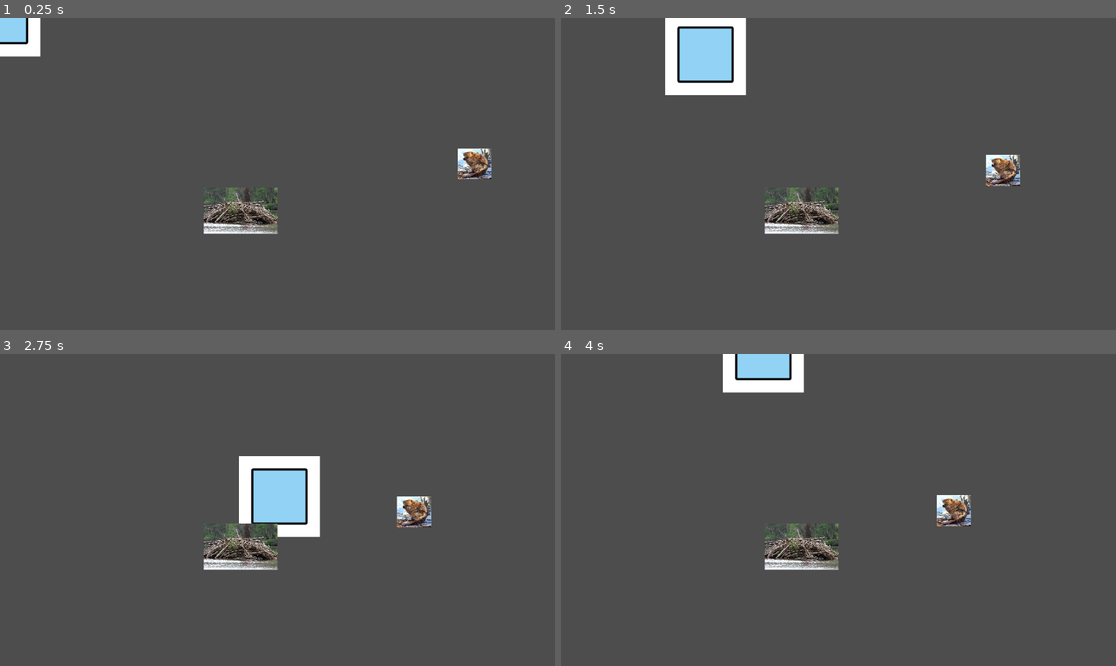
Above: before the commit, frames 1-4 (two rows, left to right).
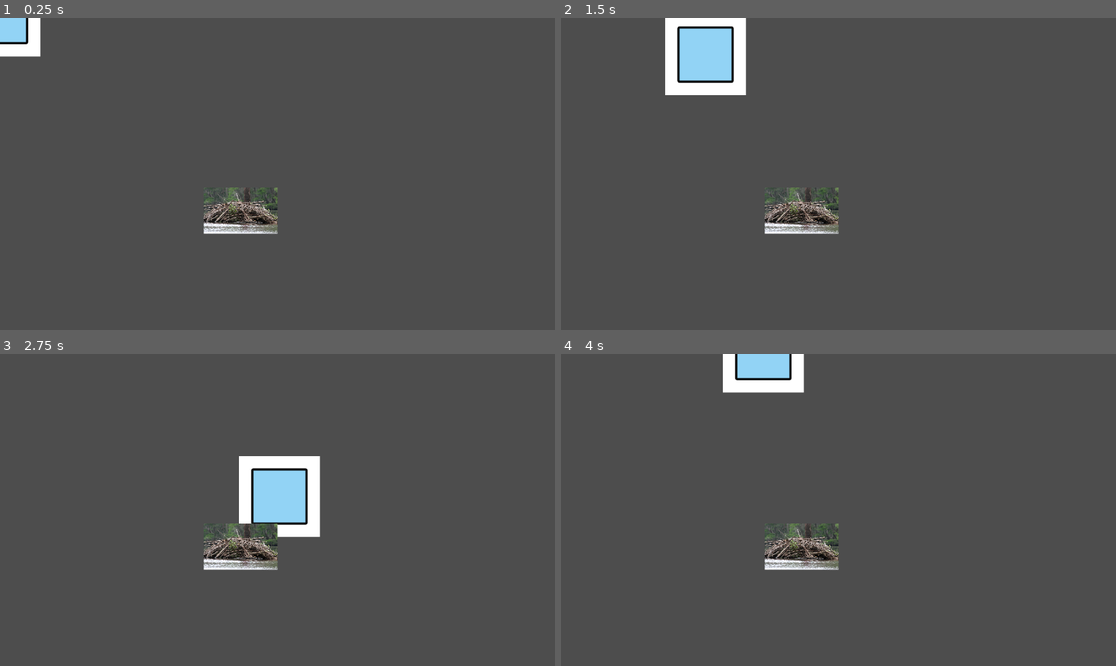
Above: after the commit, the same moments.

Repository: BigWing06/CS3-CapstoneProject
Game: Godot game, scene res://Viewport/Main.tscn
Same seed, same stepped clock (60 frames per second), same inputs: the game is played once before the commit and once after it.
Inputs:
- Up to frame 1 (0.25 s): no input
- Up to frame 2 (1.5 s): hold D (move_right) 0.53-1.28 s; hold S (move_down) from 1.28 s (still down)
- Up to frame 3 (2.75 s): release S (move_down) at 2.03 s; hold D (move_right) from 2.03 s (still down)
- Up to frame 4 (4 s): release D (move_right) at 2.78 s; hold W (move_up) 2.78-3.53 s; hold A (move_left) from 3.53 s (still down)

The runs differ from the first frame. In frame 1, 0.5% of the frame differs, in the area x 82-89%, y 41-52%; in frame 2, 0.6%, in the area x 76-83%, y 43-54%; in frame 3, 0.6%; in frame 4, 0.6%.

Commit message:
Enemy spawn (#29)
* Enemy Spawn

* Replaced temporary enemies with actual enemies from main branch

* Renamed Variables to follow underscore conventions

---------

Co-authored-by: BigWing06 <166898297+BigWing06@users.noreply.github.com>

Diff:
--- /dev/null
+++ b/Enemy/enemy_spawn.gd
@@ -0,0 +1,40 @@
+extends Node2D
+
+@export var min_spawn_distance: float = 400 #Can be increased or decreased as needed
+@export var max_spawn_distance: float = 700
+
+@export var _enemy_scene: PackedScene #This connects the enemy scene to this enemy_spawn scene (will have to change to fit the real enemies)
+@export var _spawn_area: Rect2 #uses spawn area in the inspector to create an area. You can also set this on your own in the code to easily adjust.
+@export var _spawn_area2: Rect2
+
+@onready var _timer: Timer = $Timer
+@onready var _timer2: Timer = $Timer2
+
+func _ready() -> void:
+	start_spawning()
+
+func start_spawning(): #called when ever enemies should start spawning
+	_timer.timeout.connect(_spawn_enemy) #Timer system that calls the spawn_enemy function everytime it runs.
+	_timer2.timeout.connect(_spawn_enemy2)
+	_timer2.start()
+	_timer.start()
+
+func _spawn_enemy(): #Using the spawn_area this randomizes a place to spawn enemy.
+	if _enemy_scene:
+		var _enemy = _enemy_scene.instantiate()
+		var _spawn_position = Vector2(
+			randf_range(_spawn_area.position.x, _spawn_area.end.y),
+			randf_range(_spawn_area.position.y, _spawn_area.end.y)
+		)
+		_enemy.position = _spawn_position #Sets enemy position to the random position.
+		get_parent().add_child(_enemy)
+
+func _spawn_enemy2(): #Does the same thing as the last function but for the enemies that spawn farther away. (Change to real enemies in actual game)
+	if _enemy_scene:
+		var enemy2 = _enemy_scene.instantiate()
+		var angle = randf() * TAU
+		var distance = randf_range(min_spawn_distance, max_spawn_distance) #keeps distance from the base
+
+		var spawn_position2 = global.basePosition + Vector2(cos(angle), sin(angle)) * distance #creates an area around the base that enemies cant spawn
+		enemy2.position = spawn_position2
+		get_parent().add_child(enemy2)
--- /dev/null
+++ b/Enemy/enemy_spawn.tscn
@@ -0,0 +1,12 @@
+[gd_scene load_steps=2 format=3 uid="uid://dn7u6vy4aavqe"]
+
+[ext_resource type="Script" path="res://Enemy/enemy_spawn.gd" id="1_tagpw"]
+
+[node name="EnemySpawn" type="Node2D"]
+script = ExtResource("1_tagpw")
+
+[node name="Timer" type="Timer" parent="."]
+wait_time = 2.0
+
+[node name="Timer2" type="Timer" parent="."]
+wait_time = 3.0
--- a/World/world.tscn
+++ b/World/world.tscn
@@ -1,9 +1,10 @@
-[gd_scene load_steps=6 format=3 uid="uid://dbcpk0a8t4ern"]
+[gd_scene load_steps=7 format=3 uid="uid://dbcpk0a8t4ern"]
 
 [ext_resource type="Script" path="res://Player/Player.gd" id="1_jrc2e"]
 [ext_resource type="Texture2D" uid="uid://1yx5qdqunywd" path="res://Player/square.png" id="2_2n0jd"]
 [ext_resource type="PackedScene" uid="uid://da8r8qt5moqv6" path="res://Enemy/Enemy.tscn" id="3_ey14a"]
 [ext_resource type="Texture2D" uid="uid://b63xngnxoan4s" path="res://World/istockphoto-175389602-612x612.jpg" id="4_il71a"]
+[ext_resource type="PackedScene" uid="uid://dn7u6vy4aavqe" path="res://Enemy/enemy_spawn.tscn" id="4_scxhl"]
 
 [sub_resource type="RectangleShape2D" id="RectangleShape2D_0ro8j"]
 size = Vector2(224, 225.5)
@@ -22,9 +23,11 @@
 scale = Vector2(0.75, 0.75)
 shape = SubResource("RectangleShape2D_0ro8j")
 
-[node name="Enemy" parent="." instance=ExtResource("3_ey14a")]
-
 [node name="Base" type="Sprite2D" parent="."]
 position = Vector2(500, 400)
 scale = Vector2(0.25, 0.25)
 texture = ExtResource("4_il71a")
+
+[node name="EnemySpawn" parent="." instance=ExtResource("4_scxhl")]
+position = Vector2(-192, 136)
+enemy_scene = ExtResource("3_ey14a")
Not shown: 1 places in Player/Player.tscn that only renumber resources
